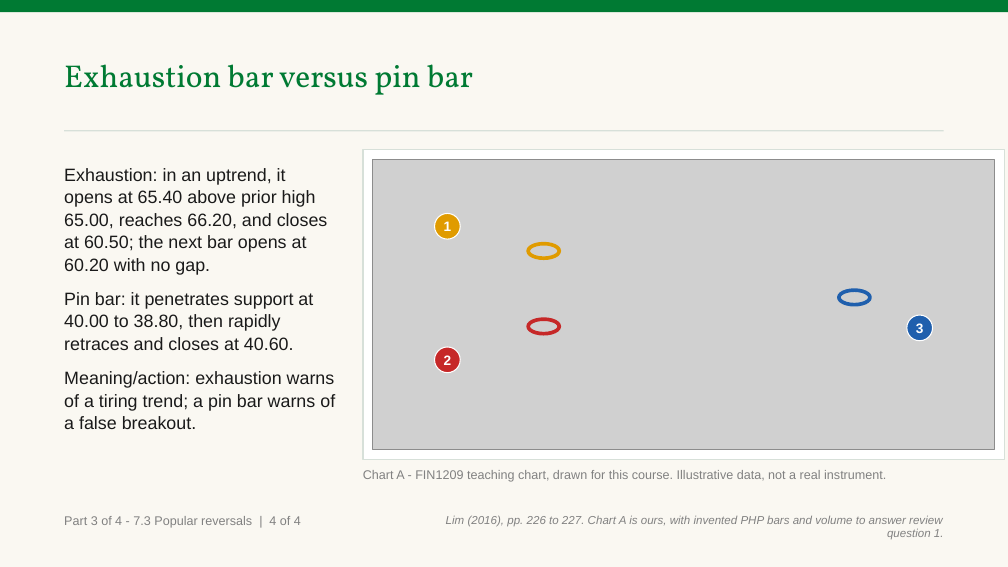
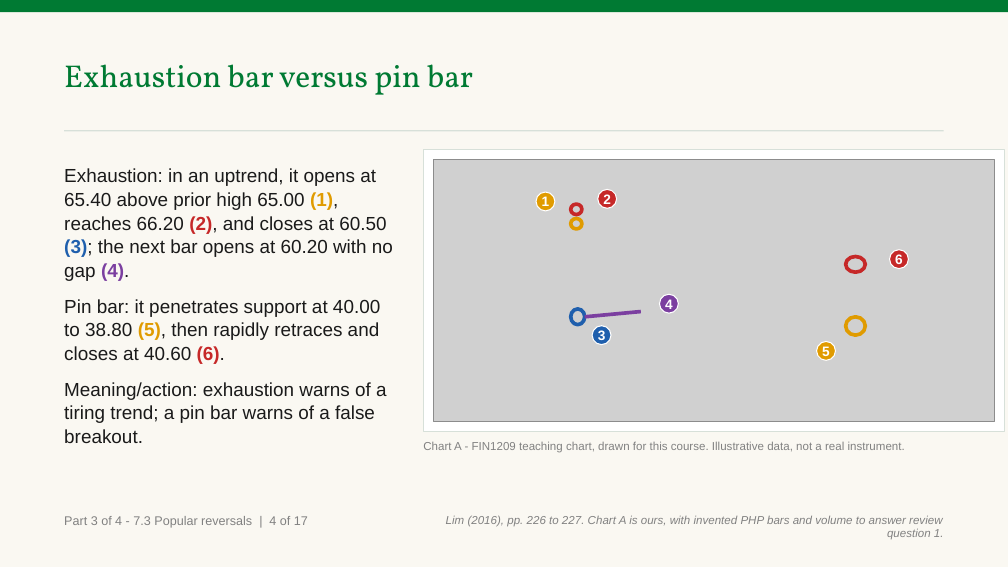
Before and after one commit to benjiesotelo-sudo/Telos_FIN1209, a slide deck: slide 23 of chapter-07/FIN1209-Chapter-07.pptx. Drawn at 1008x567 pixels with LibreOffice and Linux fonts; fonts in the diff are those of the drawing; grey boxes stand for pictures. Boxes give left, top, right and bottom in pixels: in the first picture for what was removed or moved away, otherwise in the second. Text is boxed around its words. In the diff, an @@ line names an element or a change of style, - is before the commit and + after.

Commit message:
Chapter 7 Part 3: key reversal through island reversal (#35)
* Build Chapter 7 Part 3 reversal patterns

* Fix Chapter 7 Part 3 reader findings

* Fix Chapter 7 Part 3 second reader findings

* Build Chapter 7 Part 3 reversal slides

* Clarify key reversal teaching sequence

* Refine Chapter 7 reversal teaching slides

* Fix fifth-read Chapter 7 slide mappings

* Resolve Chapter 7 rebase chart namespaces

* Keep fifth-read fix within Part 3 range

* Rebuild Chapter 7 deck after Part 4 merge

* Improve Chapter 7 chart projection readability

* Polish Chapter 7 chart mark labels

```diff
--- a/chapter-07/FIN1209-Chapter-07.pptx
+++ b/chapter-07/FIN1209-Chapter-07.pptx
@@ text at (64,168,393,364): text changed; size 17 to 18 pt @@
-Exhaustion: in an uptrend, it opens at 65.40 above prior high 65.00, reaches 66.20, and closes at 60.50; the next bar opens at 60.20 with no gap.
-Pin bar: it penetrates support at 40.00 to 38.80, then rapidly retraces and closes at 40.60.
+Exhaustion: in an uptrend, it opens at 65.40 above prior high 65.00 (1), reaches 66.20 (2), and closes at 60.50 (3); the next bar opens at 60.20 with no gap (4).
+Pin bar: it penetrates support at 40.00 to 38.80 (5), then rapidly retraces and closes at 40.60 (6).
@@ rectangle: place and size @@
-rectangle at (363,150,1004,460)
+rectangle at (423,150,1004,432)
@@ picture: place and size @@
-picture at (373,160,994,450)
+picture at (433,160,994,422)
@@ ellipse "1": place and size @@
-ellipse "1" at (435,213,461,239)
+ellipse "1" at (536,192,555,211)
@@ ellipse: place and size @@
-ellipse at (529,319,560,333)
+ellipse at (571,204,582,215)
@@ ellipse "2": place and size @@
-ellipse "2" at (435,347,461,373)
+ellipse "2" at (598,190,617,209)
@@ ellipse: place and size @@
-ellipse at (529,243,560,258)
+ellipse at (571,219,582,229)
@@ ellipse added at (846,256,866,272), outline #C62828 3.5 pt @@
@@ ellipse added at (890,250,909,268), fill #C62828, outline #FFFFFF 1 pt, 13 pt, text #FFFFFF, bold @@
+6
@@ ellipse added at (659,294,678,313), fill #7B3FA0, outline #FFFFFF 1 pt, 13 pt, text #FFFFFF, bold @@
+4
@@ ellipse: place and size @@
-ellipse at (839,290,870,305)
+ellipse at (571,309,585,325)
@@ line added from (585, 317) to (641, 312), #7B3FA0 3.5 pt @@
@@ ellipse "3": place and size @@
-ellipse "3" at (907,315,933,341)
+ellipse "3" at (592,326,611,345)
@@ ellipse added at (846,317,866,335), outline #E09B00 3.5 pt @@
@@ ellipse added at (817,342,836,361), fill #E09B00, outline #FFFFFF 1 pt, 13 pt, text #FFFFFF, bold @@
+5
@@ text at (64,382,387,423): size 17 to 18 pt in "Meaning/action: exhaustion warns of a tiring trend; ..." @@
@@ text "Chart A - FIN1209 teaching ...": place and size @@
-text "Chart A - FIN1209 teaching ..." at (363,470,886,482)
+text "Chart A - FIN1209 teaching ..." at (423,441,905,453)
@@ text "Chart A - FIN1209 teaching ..." at (423,441,905,453): size 12 to 11 pt @@
@@ text at (64,516,308,528): text changed @@
-Part 3 of 4 - 7.3 Popular reversals | 4 of 4
+Part 3 of 4 - 7.3 Popular reversals | 4 of 17
```
Also in this commit, not shown: 12 other slides changed, 17 slides added, 2 other files.
